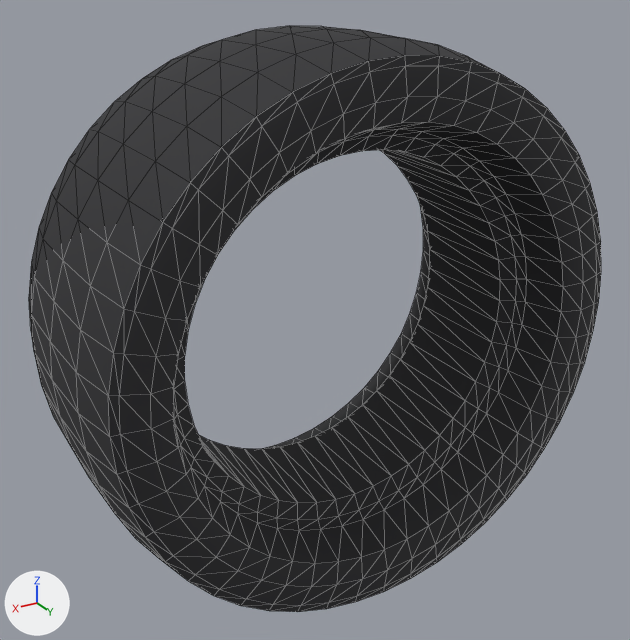
Renders of the glTF model public/models/modcar/parts/tire_slick@rim_steel13.glb from each side of a commit.
Camera for both pictures: a camera (50 mm lens) standing at (0.395, 0.64, 0.318) and looking at (0.009, -0.004, -0.003). Lighting does not change. The marker at lower left points along +X, +Y and +Z. The picture after the commit comes second. Mesh edges are drawn as thin lines. Vertices at exactly the same position are counted once.

The first picture shows 'PART'.
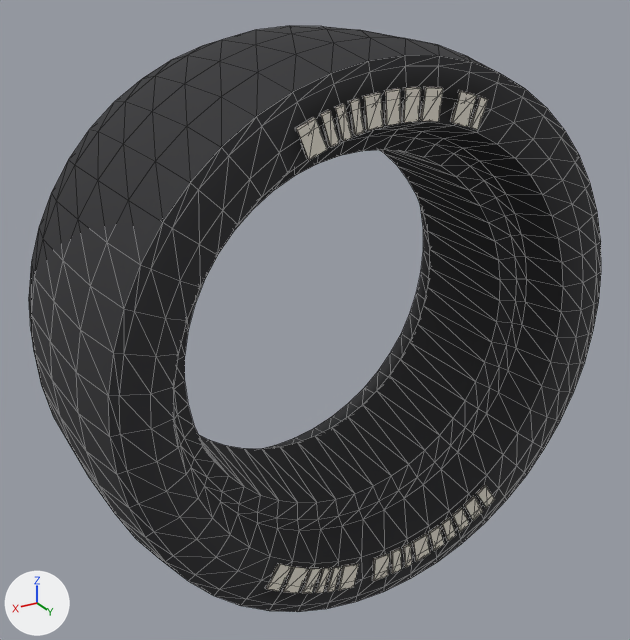
Where the change shows, as pixel boxes [x1, y1, x2, y2] in the pictures (630 x 640 px):
part 1 of me_part, added
    after: [266, 87, 495, 593]
part 2 of me_part, edited (looks the same)
    both: [120, 56, 597, 605]

What changed in the scene script:
```text
Add mat_paint_b:
    mat_paint_b = bpy.data.materials.new('paint_b')
    # nodes: BsdfPrincipled, Mix, OutputMaterial, VertexColor
    # colours: white #ede7da, mixed with the vertex colours
Change me_part:
    used by ob_part; location = (0.0, 0.0, 0.0)
    remove me_part.from_pydata(...)  # 816 vertices, 1632 faces; spans x -0.255..0.255, y -0.113..0.113, z -0.255..0.255
    add me_part.from_pydata(...)  # 1016 vertices, 1932 faces; spans x -0.255..0.255, y -0.113..0.113, z -0.255..0.255
    me_part part 1
    200 vertices are added at x -0.127..0.127, y 0.11..0.113, z -0.223..0.223
    300 new faces join them, mat_paint_b
    me_part part 2: 611 kept faces spanning x -0.242..0.237, y -0.113..0.113, z -0.237..0.245 get new vertex colours; the middle colour goes from white #f8f8f8 to white #f7f7f7
    add me_part.materials.append(mat_paint_b)
```
